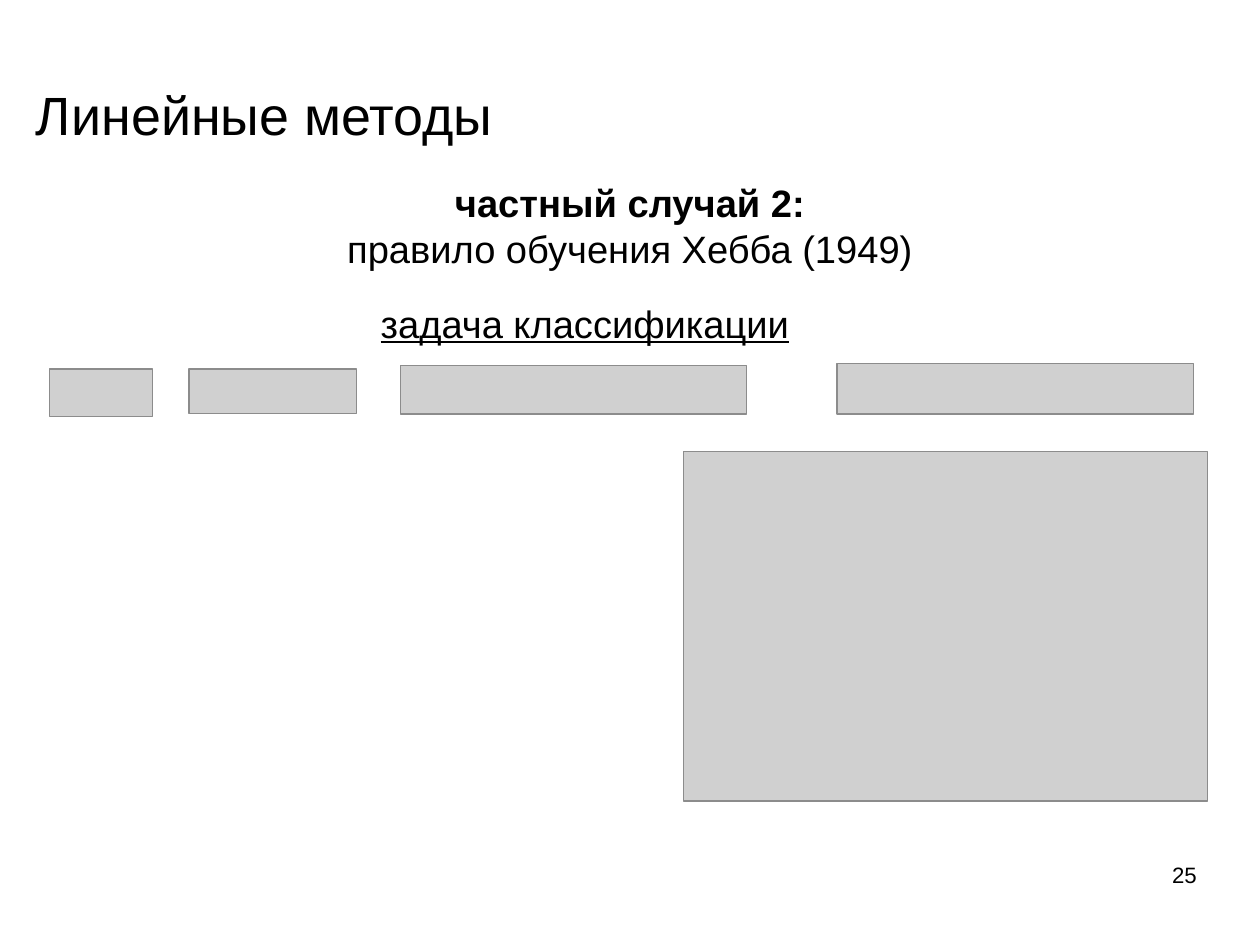
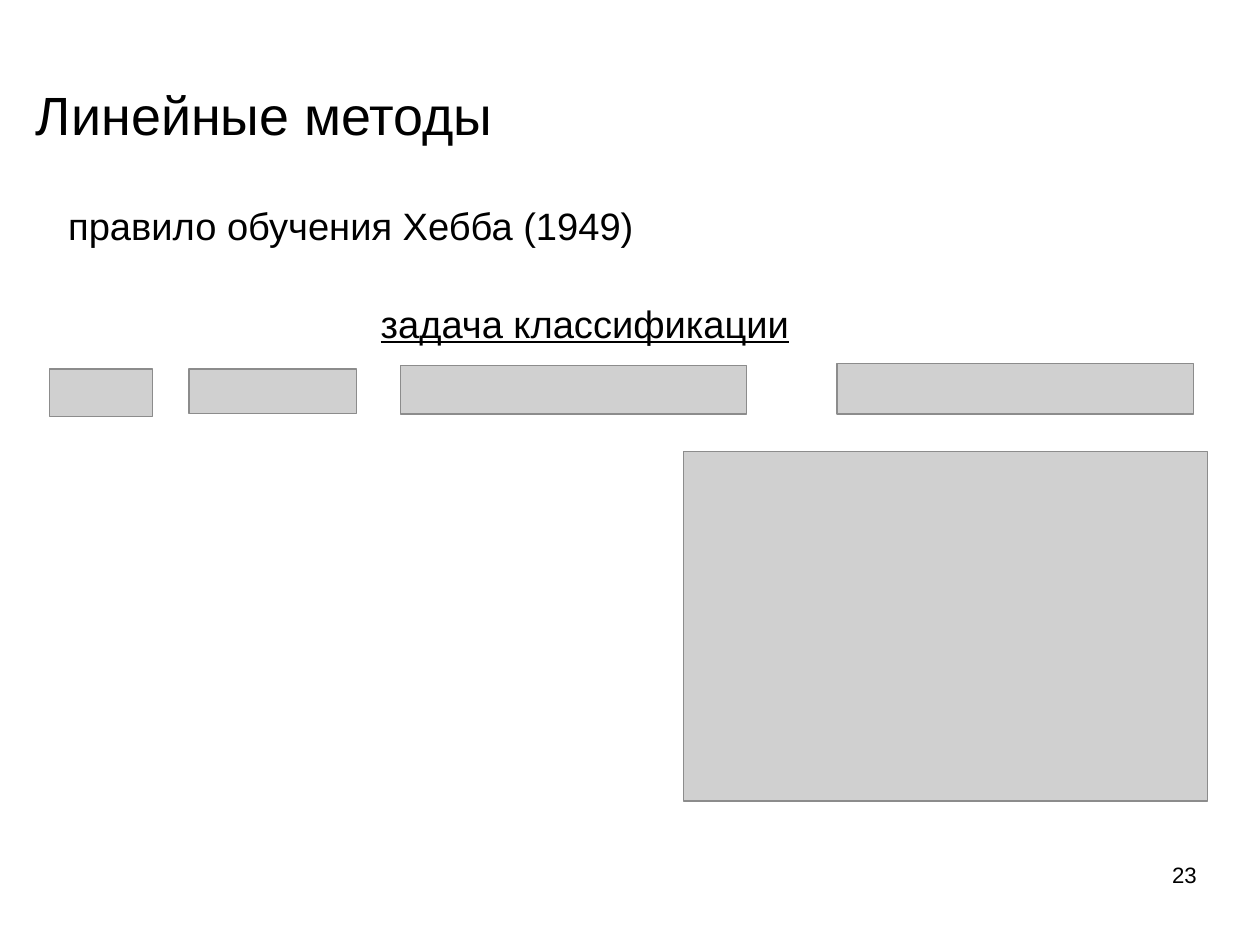
Before and after one commit to mechanoid5/ml_lectorium_legacy, a slide deck: slide 23 of 08-linear.odp (slide 25 before the commit). Drawn at 1260x945 pixels with LibreOffice and Linux fonts; fonts in the diff are those of the drawing; grey boxes stand for pictures; background and template pictures are left out. Boxes give left, top, right and bottom in pixels: in the first picture for what was removed or moved away, otherwise in the second. Text is boxed around its words. In the diff, an @@ line names an element or a change of style, - is before the commit and + after.

```diff
--- a/08-linear.odp
+++ b/08-linear.odp
@@ text "правило обучения Хебба (1949)": place and size @@
-text "правило обучения Хебба (1949)" at [347,188,912,271]
+text "правило обучения Хебба (1949)" at [68,212,633,248]
@@ text at [455,188,805,225]: paragraph removed @@
-частный случай 2:
@@ page number at [1172,867,1197,884]: text changed @@
-25
+23
```
Also in this commit, not shown: 5 other slides changed, 2 slides added, 18 slides removed, 2 other files.
